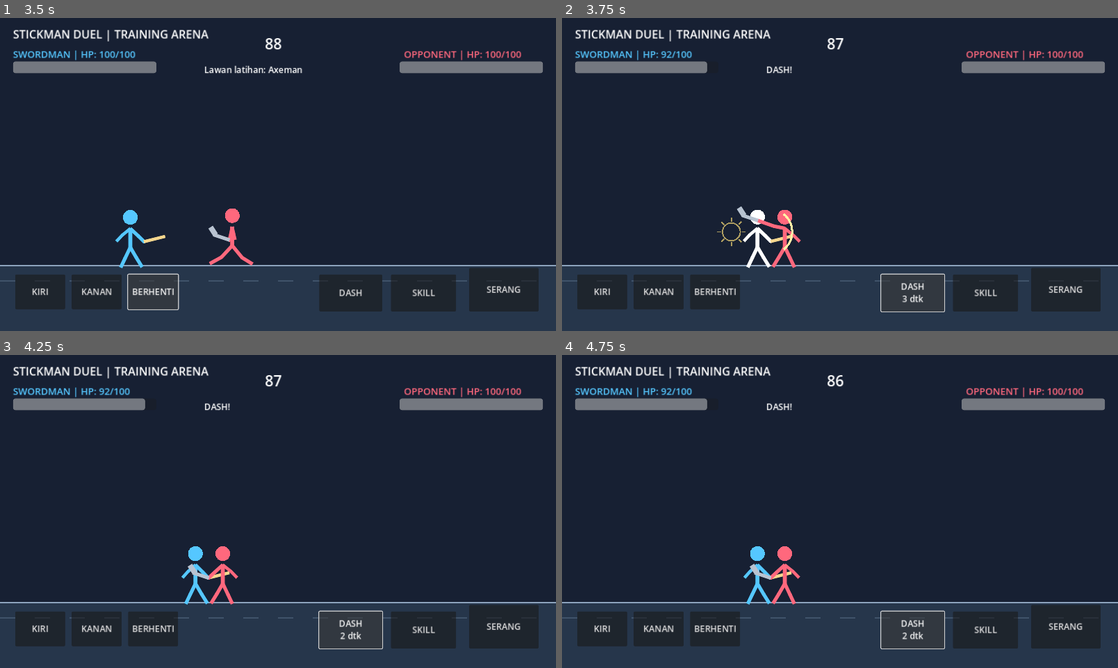
Above: before the commit, frames 1-4 (two rows, left to right).
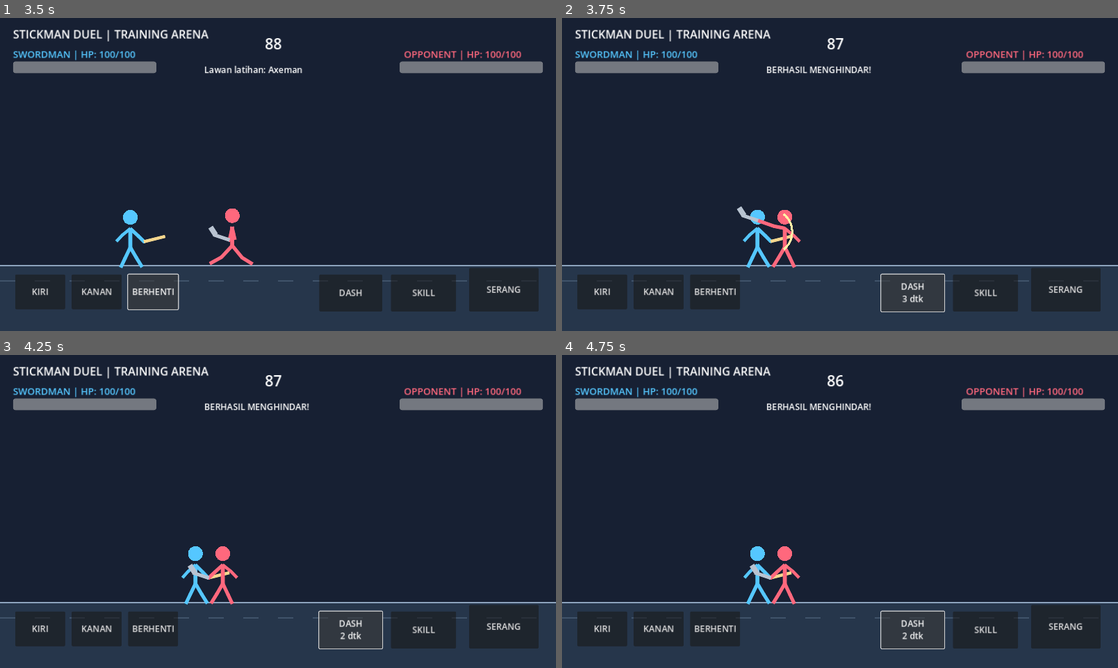
Above: after the commit, the same moments.

Repository: satriamada-web/stickman-duel
Game: Godot game, scene res://scenes/main.tscn
The game is run twice, just before and just after one commit, with the same random seed, the same clock (stepped at 60 frames per second) and the same inputs.
Inputs:
- Up to frame 1 (3.5 s): click "MULAI BERTARUNG" at 0.5 s; click "KIRI" at 1.25 s; click "KANAN" at 2 s; click "BERHENTI" at 2.75 s
- Up to frame 2 (3.75 s): click "DASH" at 3.5 s
- Up to frame 3 (4.25 s): no input
- Up to frame 4 (4.75 s): click "DASH 2 dtk" at 4.25 s

Frame 1 is identical in both runs. In frame 2, 0.8% of the frame differs, in the area x 17-56%, y 10-80%; in frame 3, 0.5%; in frame 4, 0.5%.

Commit message:
Make dash evade enemy attacks

Diff:
--- a/scripts/main.gd
+++ b/scripts/main.gd
@@ -94,12 +94,15 @@
 	if distance > 125.0:
 		enemy_x = move_toward(enemy_x, player_x, 145.0 * delta)
 	elif enemy_attack_cooldown <= 0.0:
-		player_hp = maxi(0, player_hp - 8)
-		player_hit_flash = 0.22
 		enemy_attack_animation_time = 0.24
-		impact_effect_time = 0.24
-		impact_effect_x = player_x
 		enemy_attack_cooldown = 1.35
+		if dash_time <= 0.0:
+			player_hp = maxi(0, player_hp - 8)
+			player_hit_flash = 0.22
+			impact_effect_time = 0.24
+			impact_effect_x = player_x
+		else:
+			status_label.text = "BERHASIL MENGHINDAR!"
 
 	if time_left <= 0.0 or player_hp <= 0 or enemy_hp <= 0:
 		_finish_match()
